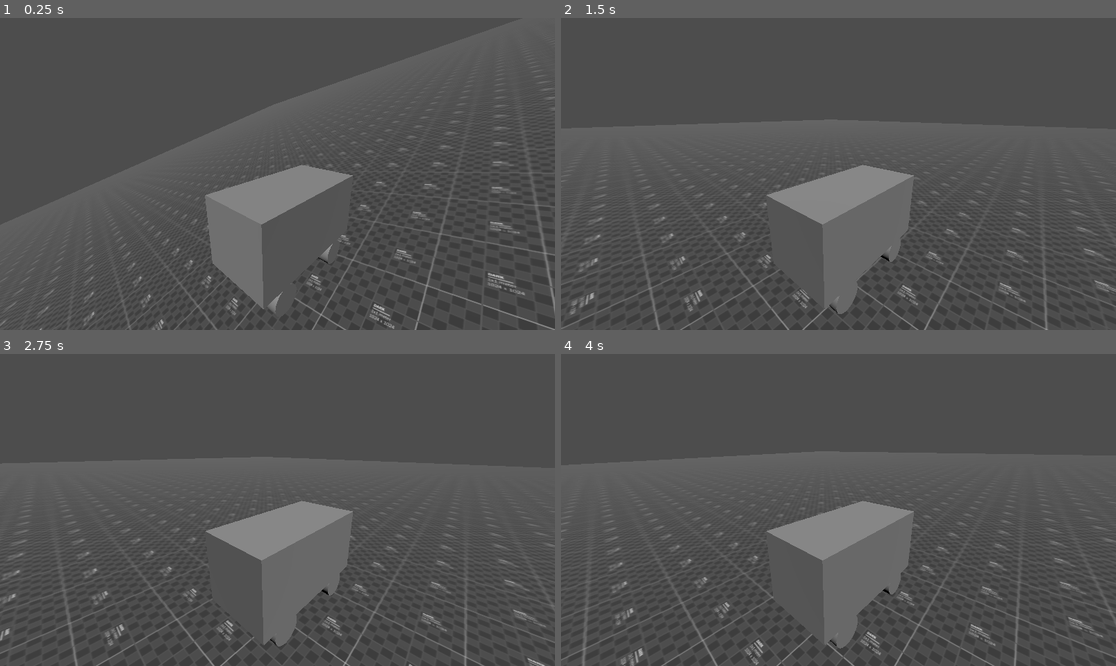
Above: before the commit, frames 1-4 (two rows, left to right).
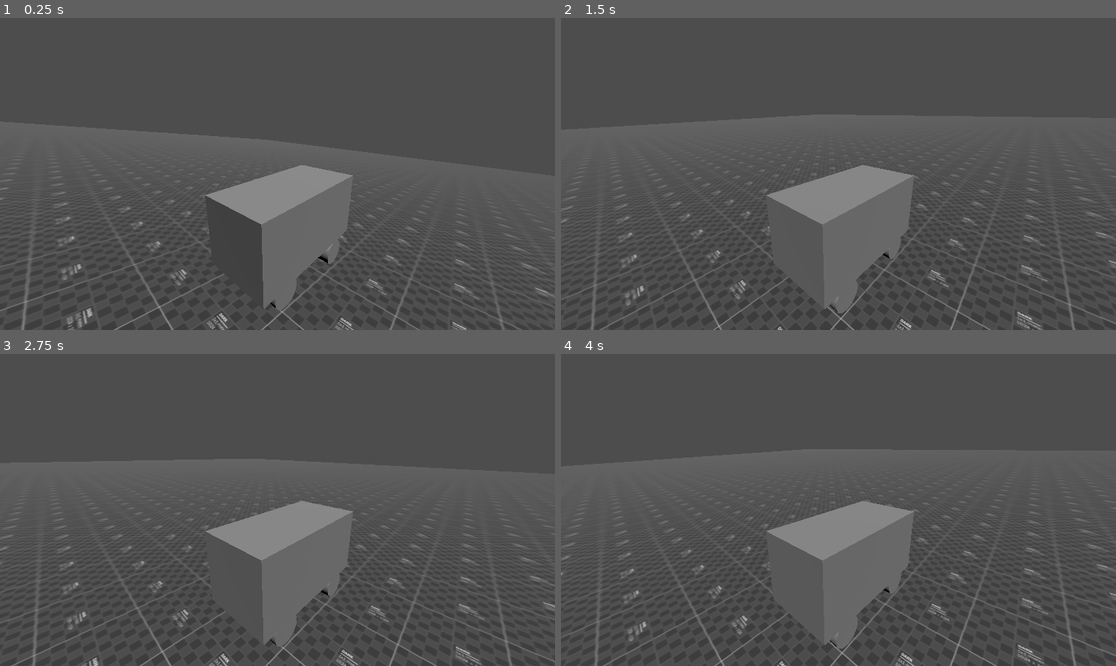
Above: after the commit, the same moments.

Repository: dairycultist/bus-game
Game: Godot game, scene res://scene.tscn
The game is run twice, just before and just after one commit, with the same random seed, the same clock (stepped at 60 frames per second) and the same inputs.
Inputs:
- Up to frame 1 (0.25 s): no input
- Up to frame 2 (1.5 s): hold Up (ui_up) 0.53-1.28 s; hold Down (ui_down) from 1.28 s (still down)
- Up to frame 3 (2.75 s): release Down (ui_down) at 2.03 s; hold Up (ui_up) from 2.03 s (still down)
- Up to frame 4 (4 s): release Up (ui_up) at 3.53 s; hold Down (ui_down) from 3.53 s (still down)

The runs differ from the first frame. In frame 1, 7.0% of the frame differs, in the area x 0-100%, y 6-100%; in frame 2, 3.4%; in frame 3, 3.1%; in frame 4, 3.6%.

Commit message:
Revert previous fix, real fix was removing a mathmatical operation that was erroneously applied twice

Diff:
--- a/scene.tscn
+++ b/scene.tscn
@@ -37,8 +37,9 @@
 skeleton = NodePath("../..")
 
 [node name="Chassis" type="RigidBody3D" parent="."]
-transform = Transform3D(0.97866, 0.196284, 0.0608052, -0.205487, 0.934832, 0.289593, 0, -0.295908, 0.955216, 0, 1.4539, 0)
+transform = Transform3D(1, 0, 0, 0, 0.98822, -0.153038, 0, 0.153038, 0.98822, 0, 1.16309, 0)
 mass = 100.0
+linear_velocity = Vector3(0, 0, -5)
 linear_damp = 0.5
 angular_damp = 0.5
 
--- a/wheel.gd
+++ b/wheel.gd
@@ -40,19 +40,22 @@
 
 		# apply dampening force at the chassis_to_suspension_position opposite
 		# to the vertical velocity at the chassis_to_suspension_position
-		var velocity_at_position = chassis.linear_velocity + chassis.angular_velocity.cross(chassis_to_suspension_position - chassis.global_position)
-		var vertical_velocity_at_position = velocity_at_position.dot(chassis_up);
+		var velocity_at_position = chassis.linear_velocity + chassis.angular_velocity.cross(chassis_to_suspension_position)
+		var vertical_velocity_at_position = velocity_at_position.dot(chassis_up)
 
 		chassis.apply_force(vertical_velocity_at_position * -chassis_up * dampening, chassis_to_suspension_position)
 
 		# input/powering (only when compressed/grounded)
+		# drive forces are applied at the wheel_contact_position
+		var chassis_to_wheel_contact_position = global_position + compression_distance * chassis_up - chassis.global_position
+
 		if (powered):
 
 			if (Input.is_action_pressed("ui_up")):
-				chassis.apply_force(chassis_forward * drive_force, chassis_to_suspension_position)
+				chassis.apply_force(chassis_forward * drive_force, chassis_to_wheel_contact_position)
 
 			if (Input.is_action_pressed("ui_down")):
-				chassis.apply_force(-chassis_forward * drive_force, chassis_to_suspension_position)
+				chassis.apply_force(-chassis_forward * drive_force, chassis_to_wheel_contact_position)
 
 	# visibly push our mesh up during compression
 	$Mesh.position.y = compression_distance + 0.2
